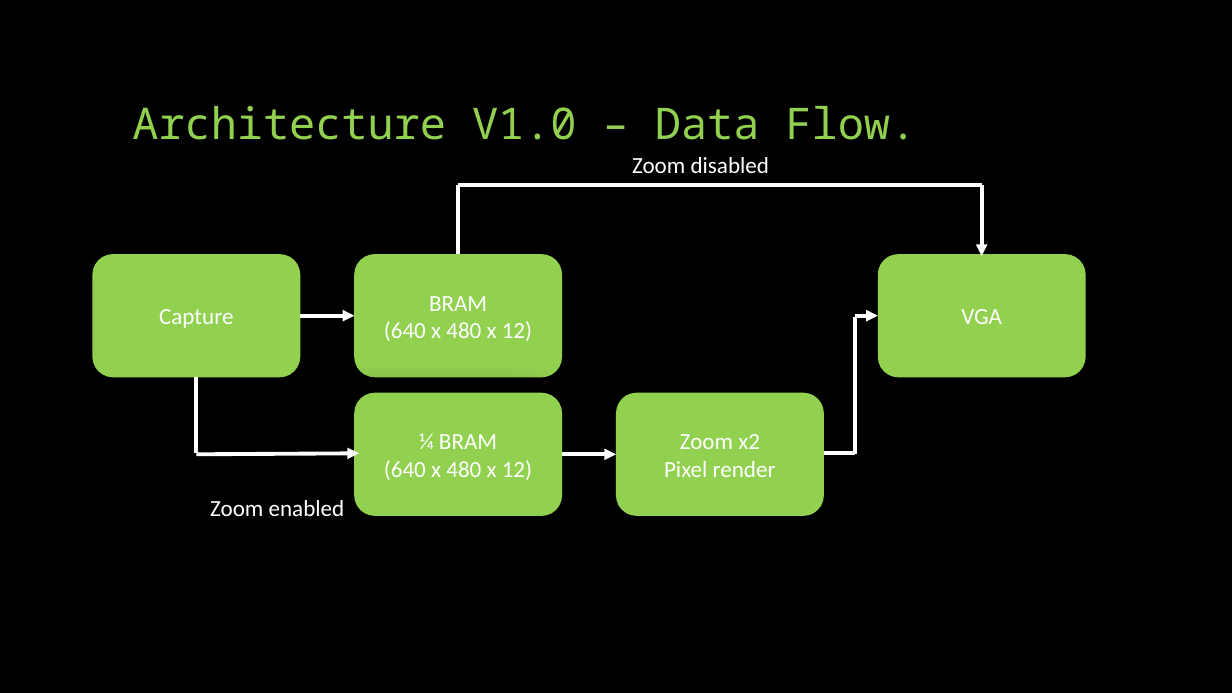
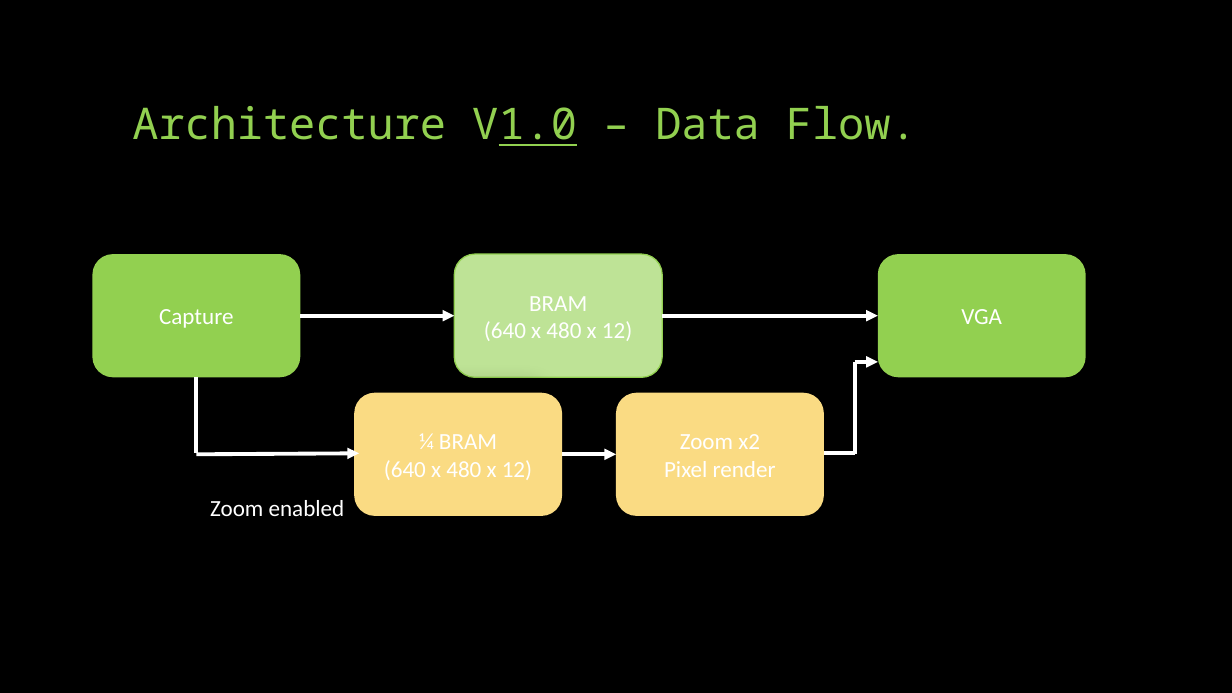
Before and after one commit to idowein/FPGA-image-interpolator, a slide deck: slide 6 of datasheets/Digital Zoom presentation.pptx. Drawn at 1232x693 pixels with LibreOffice and Linux fonts; fonts in the diff are those of the drawing. Boxes give left, top, right and bottom in pixels: in the first picture for what was removed or moved away, otherwise in the second. Text is boxed around its words. In the diff, an @@ line names an element or a change of style, - is before the commit and + after.

```diff
--- a/datasheets/Digital Zoom presentation.pptx
+++ b/datasheets/Digital Zoom presentation.pptx
@@ title "Architecture V1.0 – Data Flow." at <box>132,106,917,146</box>: underline on in "V1.0" @@
@@ text removed at <box>632,157,770,173</box> @@
-Zoom disabled
@@ line removed from (982, 185) to (458, 185) @@
@@ line removed from (458, 185) to (458, 254) @@
@@ arrow removed from (982, 185) to (982, 256) @@
@@ rounded rectangle "BRAM": place and size @@
-rounded rectangle "BRAM" at <box>354,254,562,377</box>
+rounded rectangle "BRAM" at <box>455,254,663,377</box>
@@ rounded rectangle "BRAM" at <box>455,254,663,377</box>: fill #92D050 to #BEE396; outline none to #92D050 1 pt @@
@@ arrow moved from (300, 316) - (354, 316) to (300, 316) - (455, 316) @@
@@ arrow added from (663, 316) to (878, 316), #FFFFFF 3 pt @@
@@ arrow moved from (855, 316) - (878, 316) to (855, 362) - (878, 362) @@
@@ line moved from (855, 317) - (855, 455) to (855, 362) - (855, 455) @@
@@ rounded rectangle "¼ BRAM" at <box>354,393,562,516</box>: fill #92D050 to #FADB83 @@
@@ rounded rectangle "Zoom x2" at <box>616,393,824,516</box>: fill #92D050 to #FADB83 @@
```
Also in this commit, not shown: 17 other slides changed, 2 slides added, 6 slides removed, 2 other files.
